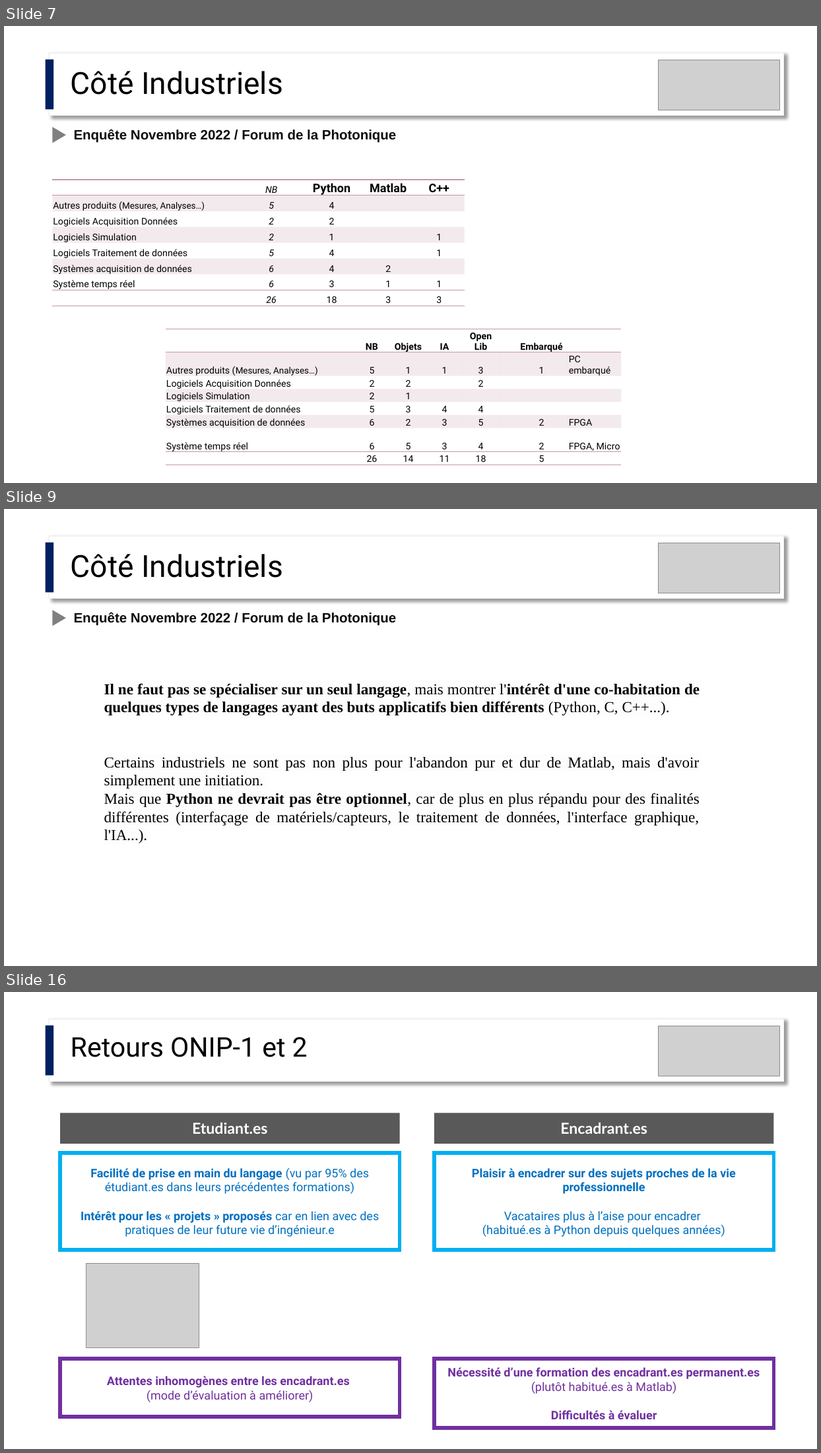
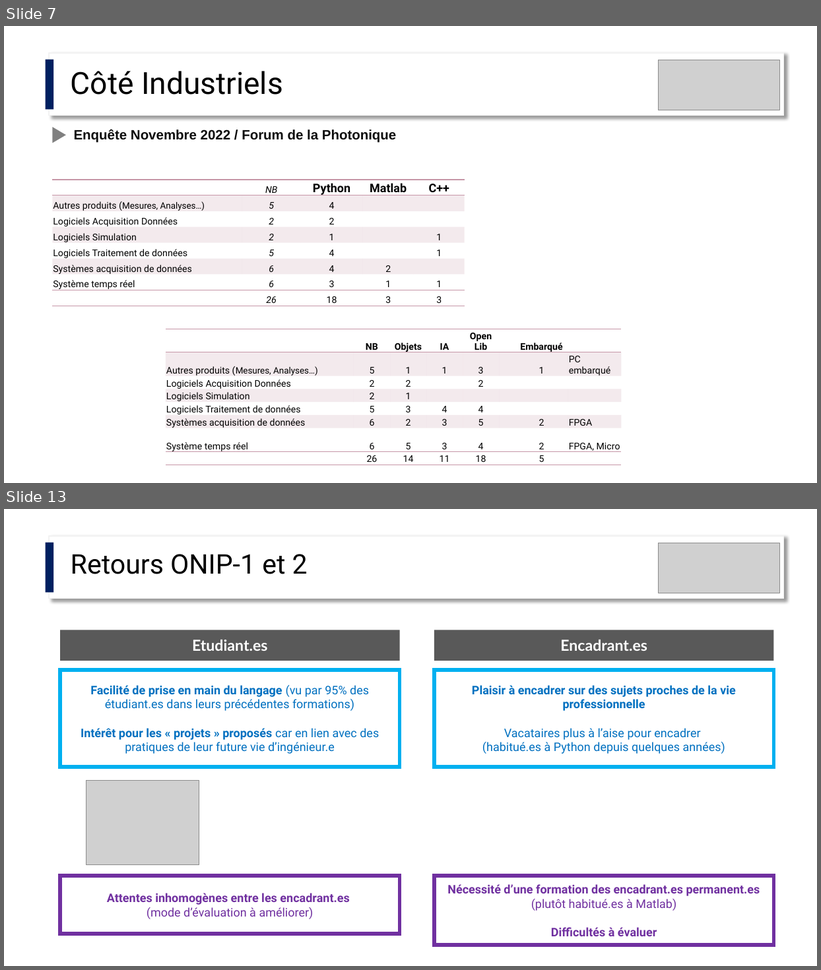
Before and after one commit to jvillemejane/jvillemejane, a slide deck: Presentations/2024_COPERF_Informatique.pptx. Shown one above the other, each under a label of ours: slides 7, 9 and 16 before the commit, slides 7 and 13 after it; the slides between them are not shown. The pictures are 821x1453 and 821x970 pixels, drawn with LibreOffice and Linux fonts; fonts in the diff are those of the drawing; grey boxes stand for pictures. Boxes give left, top, right and bottom in pixels: in the first picture for what was removed or moved away, otherwise in the second. Text is boxed around its words. In the diff, an @@ line names an element or a change of style, - is before the commit and + after.

```diff
--- a/Presentations/2024_COPERF_Informatique.pptx
+++ b/Presentations/2024_COPERF_Informatique.pptx
@@ slide 9 removed at (4,509,817,966), background #FFFFFF @@
@@ rectangle removed at (46,543,54,593) @@
@@ rectangle removed at (49,536,784,599) @@
@@ picture removed at (659,543,781,593) @@
@@ text removed at (71,554,283,578) @@
-Côté Industriels
@@ triangle removed at (52,610,65,626) @@
@@ text removed at (74,612,396,626) @@
-Enquête Novembre 2022 / Forum de la Photonique
@@ text removed at (104,683,700,844) @@
-Il ne faut pas se spécialiser sur un seul langage, mais montrer l'intérêt d'une co-habitation de quelques types de langages ayant des buts applicatifs bien différents (Python, C, C++...).
-Certains industriels ne sont pas non plus pour l'abandon pur et dur de Matlab, mais d'avoir simplement une initiation.
-Mais que Python ne devrait pas être optionnel, car de plus en plus répandu pour des finalités différentes (interfaçage de matériels/capteurs, le traitement de données, l'interface graphique, l'IA...).
@@ what was slide 16 is now slide 13 @@
```
Also in this commit, not shown: 9 slides changed, 1 slide added, 3 other slides removed, 1 other file.
